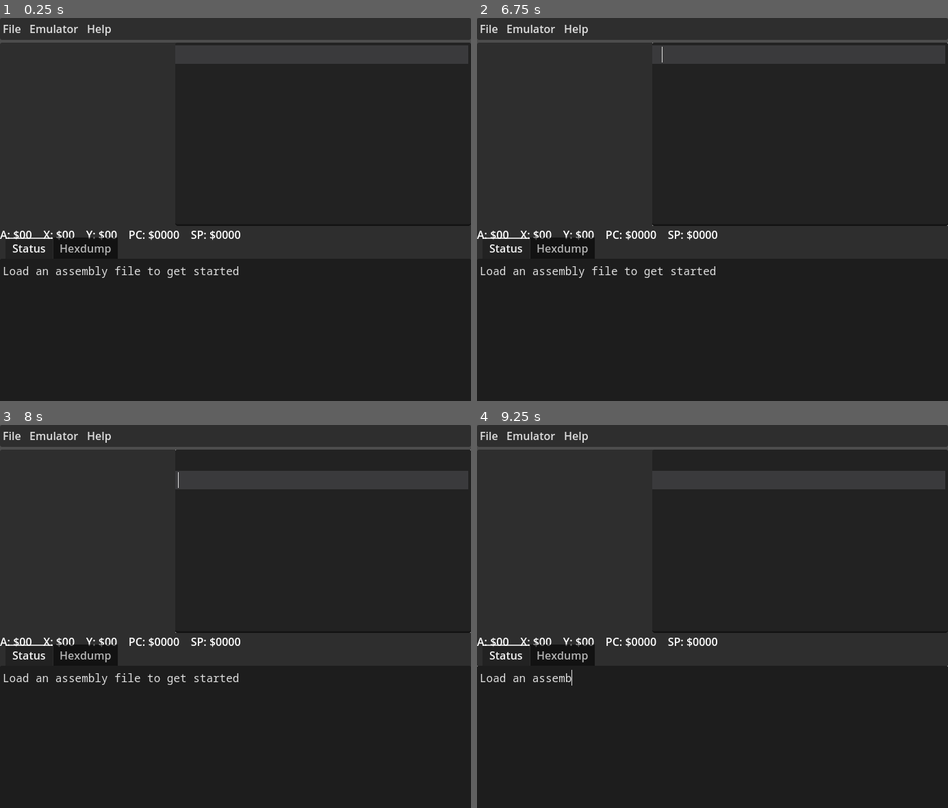
Above: before the commit, frames 1-4 (two rows, left to right).
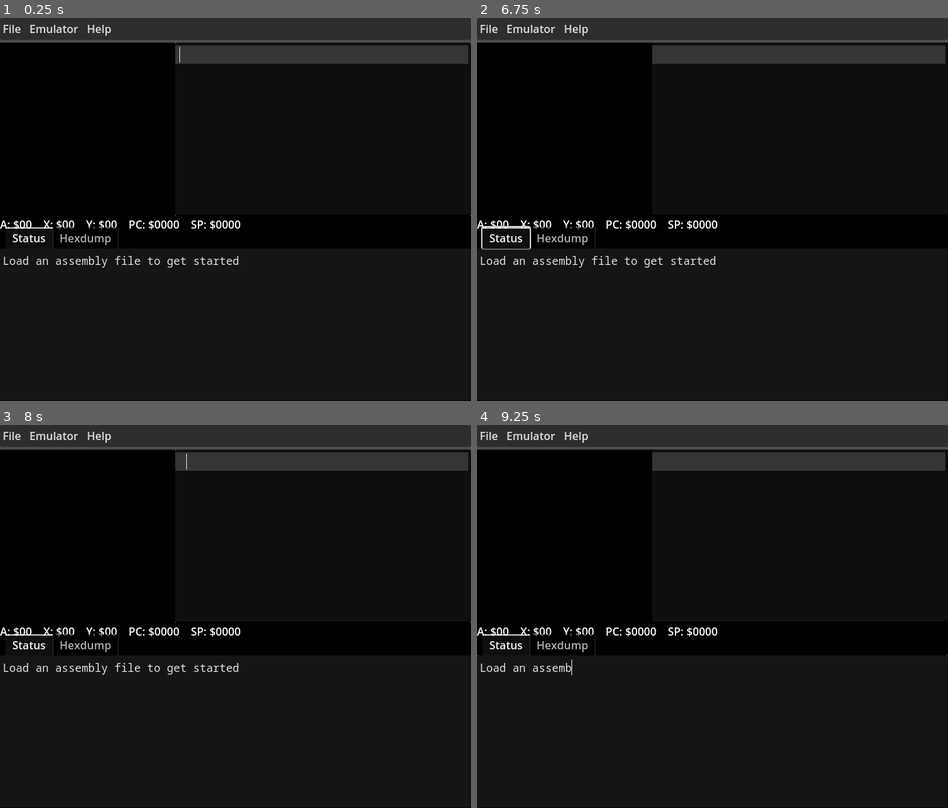
Above: after the commit, the same moments.

Repository: Eggbertx/GD6502-IDE
Game: Godot game, scene res://src/Main.tscn
The game is run twice, just before and just after one commit, with the same random seed, the same clock (stepped at 60 frames per second) and the same inputs.
Inputs (mouse positions are in pixels of both pictures, inside the frame that each line leads up to):
- Up to frame 1 (0.25 s): no input
- Up to frame 2 (6.75 s): click "File" at 0.5 s; click "Emulator" at 1.25 s; click "File" at 2 s; click "Emulator" at 2.75 s; click "File" at 3.5 s; click "Emulator" at 4.25 s; click "Help" at 5 s; tap Enter at 5.75 s; move the mouse to (816, 190) at 5.77 s; hold Shift 5.78-6.5 s; click (816, 190) at 5.92 s; tap Space at 6.5 s; drag from (618, 228) to (688, 286) at 6.52 s
- Up to frame 3 (8 s): tap Enter at 7.25 s; move the mouse to (282, 532) at 7.27 s; tap Ctrl at 7.35 s; click (282, 532) at 7.42 s
- Up to frame 4 (9.25 s): tap Space at 8 s; drag from (688, 693) to (571, 559) at 8.02 s; tap Enter at 8.75 s; move the mouse to (853, 673) at 8.77 s; tap Alt at 8.85 s; click (853, 673) at 8.92 s

The runs differ from the first frame. In frame 1, 28% of the frame differs, in the area x 0-100%, y 6-68%; in frame 2, 28%; in frame 3, 31%; in frame 4, 30%.
Error before the commit: Parse Error: Expected closing "}" for enum. (res://src/Main.gd:20)

Commit message:
Fix breaking post-syntax syntax and API errors

Diff:
--- a/src/Main.gd
+++ b/src/Main.gd
@@ -17,14 +17,14 @@
 }
 
 enum {
-	EMULATOR_ASSEMBLE
-	EMULATOR_START
-	EMULATOR_PAUSED
-	EMULATOR_STEP_FORWARD
-	EMULATOR_STEP_BACK
-	EMULATOR_SEPARATOR
-	EMULATOR_STOP
-	EMULATOR_GOTO
+	EMULATOR_ASSEMBLE,
+	EMULATOR_START,
+	EMULATOR_PAUSED,
+	EMULATOR_STEP_FORWARD,
+	EMULATOR_STEP_BACK,
+	EMULATOR_SEPARATOR,
+	EMULATOR_STOP,
+	EMULATOR_GOTO,
 	EMULATOR_CLEAR_LOG
 }
 
@@ -42,8 +42,8 @@
 	asm.set_logger(logger)
 	asm.set_hexdump_logger($UI/MainPanel/TabContainer/Hexdump)
 	var args = OS.get_cmdline_args()
-	if args.size() > 0:
-		open_rom(args[0])
+	if args.size() > 1:
+		open_rom(args[1])
 
 func _input(event):
 	if event is InputEventKey:
@@ -51,24 +51,26 @@
 			$CPU.memory[0xFF] = event.keycode & 0xFF
 
 func _notification(what: int) -> void:
-	if what == MainLoop.NOTIFICATION_WM_QUIT_REQUEST:
+	if what == NOTIFICATION_WM_CLOSE_REQUEST or what == NOTIFICATION_EXIT_TREE:
 		save_settings()
 
 func save_settings():
-	var file = File.new()
-	if file.open(SETTINGS_PATH, File.WRITE) != OK:
+	var file := FileAccess.open(SETTINGS_PATH, FileAccess.WRITE)
+	if file == null:
 		OS.alert("Failed saving settings")
+		printerr(FileAccess.get_open_error())
 		return
 	file.store_var((get_window().mode == Window.MODE_MAXIMIZED))
 	file.store_var(get_window().size)
 	file.close()
 
 func load_settings():
-	var file = File.new()
-	if !file.file_exists(SETTINGS_PATH):
+	if !FileAccess.file_exists(SETTINGS_PATH):
 		return
-	if file.open(SETTINGS_PATH, File.READ) != OK:
-		$UI.log_print("Failed loading settings")
+
+	var file := FileAccess.open(SETTINGS_PATH, FileAccess.READ)
+	if file == null:
+		$UI.log_print("Failed loading settings: %" % FileAccess.get_open_error())
 		return
 
 	get_window().mode = Window.MODE_MAXIMIZED if (file.get_var()) else Window.MODE_WINDOWED
@@ -88,10 +90,9 @@
 	$UI.log_print("Loading file: %s" % path)
 	$UI.log_line()
 	$CPU.memory.resize($CPU.PC_START)
-	var file = File.new()
-	var err = file.open(path, File.READ)
-	if err != OK:
-		$UI.log("Got error code %d while loading %s" % [err, path])
+	var file := FileAccess.open(path, FileAccess.READ)
+	if file == null:
+		$UI.log_print("Got error code %d while loading %s" % [FileAccess.get_open_error(), path])
 		return
 
 	asm.asm_str = file.get_as_text()
--- a/src/Main.tscn
+++ b/src/Main.tscn
@@ -1,18 +1,14 @@
-[gd_scene load_steps=4 format=2]
+[gd_scene load_steps=4 format=3 uid="uid://c47henxksh20r"]
 
-[ext_resource path="res://src/Main.gd" type="Script" id=1]
-[ext_resource path="res://src/cpu/CPU.tscn" type="PackedScene" id=3]
-[ext_resource path="res://src/UI.tscn" type="PackedScene" id=5]
+[ext_resource type="Script" path="res://src/Main.gd" id="1"]
+[ext_resource type="PackedScene" path="res://src/cpu/CPU.tscn" id="3"]
+[ext_resource type="PackedScene" uid="uid://cikoitjwng02w" path="res://src/UI.tscn" id="5"]
 
 [node name="Main" type="Node"]
-script = ExtResource( 1 )
+script = ExtResource("1")
 
-[node name="UI" parent="." instance=ExtResource( 5 )]
+[node name="UI" parent="." instance=ExtResource("5")]
 
-[node name="CPU" parent="." instance=ExtResource( 3 )]
+[node name="CPU" parent="." instance=ExtResource("3")]
 
-[connection signal="emulator_item_selected" from="UI" to="." method="_on_UI_emulator_item_selected"]
-[connection signal="file_item_selected" from="UI" to="." method="_on_UI_file_item_selected"]
-[connection signal="file_selected" from="UI" to="." method="_on_UI_file_selected"]
-[connection signal="help_item_selected" from="UI" to="." method="_on_UI_help_item_selected"]
 [connection signal="status_changed" from="CPU" to="." method="_on_CPU_status_changed"]
--- a/src/Screen.gd
+++ b/src/Screen.gd
@@ -35,4 +35,4 @@
 # Called every frame. 'delta' is the elapsed time since the previous frame.
 func _process(_delta: float) -> void:
 	if running:
-		update()
+		pass #update()
--- a/src/StatusLogger.gd
+++ b/src/StatusLogger.gd
@@ -21,5 +21,5 @@
 func write_linebreak():
 	write_line("--------------------------------")
 
-func clear():
-	text = ""
+#func clear():
+#	text = ""
--- a/src/UI.gd
+++ b/src/UI.gd
@@ -8,9 +8,10 @@
 const pixel_scale = 8
 const screen_size = 32
 
-@onready var file_menu = $MenuPanel/HBoxContainer/FileButton.get_popup()
-@onready var emulator_menu = $MenuPanel/HBoxContainer/EmulatorButton.get_popup()
-@onready var help_menu = $MenuPanel/HBoxContainer/HelpButton.get_popup()
+@onready var file_menu:PopupMenu = $MenuPanel/HBoxContainer/FileButton.get_popup()
+@onready var emulator_menu:PopupMenu = $MenuPanel/HBoxContainer/EmulatorButton.get_popup()
+@onready var help_menu:PopupMenu = $MenuPanel/HBoxContainer/HelpButton.get_popup()
+@onready var code_edit := $MainPanel/CodeEdit
 var loaded_file = ""
 
 func _ready():
@@ -20,11 +21,10 @@
 	init_syntax_highlighting()
 
 func init_syntax_highlighting():
-	$MainPanel/TextEdit.grab_focus()
-	$MainPanel/TextEdit.add_color_region(";", "", Color.DARK_GRAY)
+	code_edit.grab_focus()
+	code_edit.add_comment_delimiter(";", "", true)
 	for opcode in Opcodes.dict:
-		$MainPanel/TextEdit.add_keyword_color(opcode, Color.GREEN)
-		$MainPanel/TextEdit.add_keyword_color(opcode.to_lower(), Color.GREEN)
+		code_edit.add_code_completion_option(CodeEdit.KIND_FUNCTION, opcode, opcode)
 
 func pixel_size():
 	return get_viewport().size.x / screen_size
@@ -42,9 +42,9 @@
 	$FileDialog.popup()
 
 func set_assembly_source(text: String, clear_undo = true):
-	$MainPanel/TextEdit.text = text
+	code_edit.text = text
 	if clear_undo:
-		$MainPanel/TextEdit.clear_undo_history()
+		code_edit.clear_undo_history()
 
 func open_goto():
 	$GoToAddressDialog.visible = true
--- a/src/UI.tscn
+++ b/src/UI.tscn
@@ -11,6 +11,8 @@
 anchors_preset = 15
 anchor_right = 1.0
 anchor_bottom = 1.0
+grow_horizontal = 2
+grow_vertical = 2
 script = ExtResource("1")
 
 [node name="MenuPanel" type="Panel" parent="."]
@@ -55,15 +57,15 @@
 anchor_right = 1.0
 anchor_bottom = 1.0
 offset_top = 36.0
-offset_bottom = 16.0
+offset_bottom = 1.0
 grow_horizontal = 2
 grow_vertical = 2
 
 [node name="Screen" parent="MainPanel" instance=ExtResource("2")]
-scale = Vector2(8, 8)
+scale = Vector2(256, 256)
 centered = false
 
-[node name="TextEdit" type="TextEdit" parent="MainPanel"]
+[node name="CodeEdit" type="CodeEdit" parent="MainPanel"]
 layout_mode = 0
 anchor_right = 1.0
 anchor_bottom = 1.0
--- a/src/cpu/Opcodes.gd
+++ b/src/cpu/Opcodes.gd
@@ -2,18 +2,18 @@
 
 # addressing modes
 enum {
-	IMPLIED_ADDR
-	ACCUMULATOR_ADDR
-	ABSOLUTE_ADDR
-	ZERO_PAGE_ADDR
-	IMMEDIATE_ADDR
-	ABSOLUTE_X_ADDR
-	ABSOLUTE_Y_ADDR
-	INDIRECT_X_ADDR
-	INDIRECT_Y_ADDR
-	ZERO_PAGE_X_ADDR
-	ZERO_PAGE_Y_ADDR
-	RELATIVE_ADDR
+	IMPLIED_ADDR,
+	ACCUMULATOR_ADDR,
+	ABSOLUTE_ADDR,
+	ZERO_PAGE_ADDR,
+	IMMEDIATE_ADDR,
+	ABSOLUTE_X_ADDR,
+	ABSOLUTE_Y_ADDR,
+	INDIRECT_X_ADDR,
+	INDIRECT_Y_ADDR,
+	ZERO_PAGE_X_ADDR,
+	ZERO_PAGE_Y_ADDR,
+	RELATIVE_ADDR,
 	INDIRECT_ADDR
 }
 const INVALID_ADDRESS_MODE = -1
--- a/src/demo/Assembler.gd
+++ b/src/demo/Assembler.gd
@@ -83,10 +83,9 @@
 
 func load_asm(asm_path:String):
 	asm_file = asm_path
-	var file = File.new()
-	var err = file.open(asm_path, File.READ)
-	if err:
-		return err
+	var file = FileAccess.open(asm_path, FileAccess.READ)
+	if file == null:
+		return FileAccess.get_open_error()
 	asm_str = file.get_as_text()
 	file.close()
 
@@ -111,8 +110,9 @@
 	if parts.size() == 1:
 		return opcode # no operands
 
-	parts.remove(0)
-	cleaned = opcode + " " + whitespace_re." ".join(sub(parts), " ", true)
+	parts.remove_at(0)
+	cleaned = opcode + " " + whitespace_re.sub(" ".join(parts), " ", true)
+
 	return cleaned
 
 func dcb_to_bytes(operands:String):
